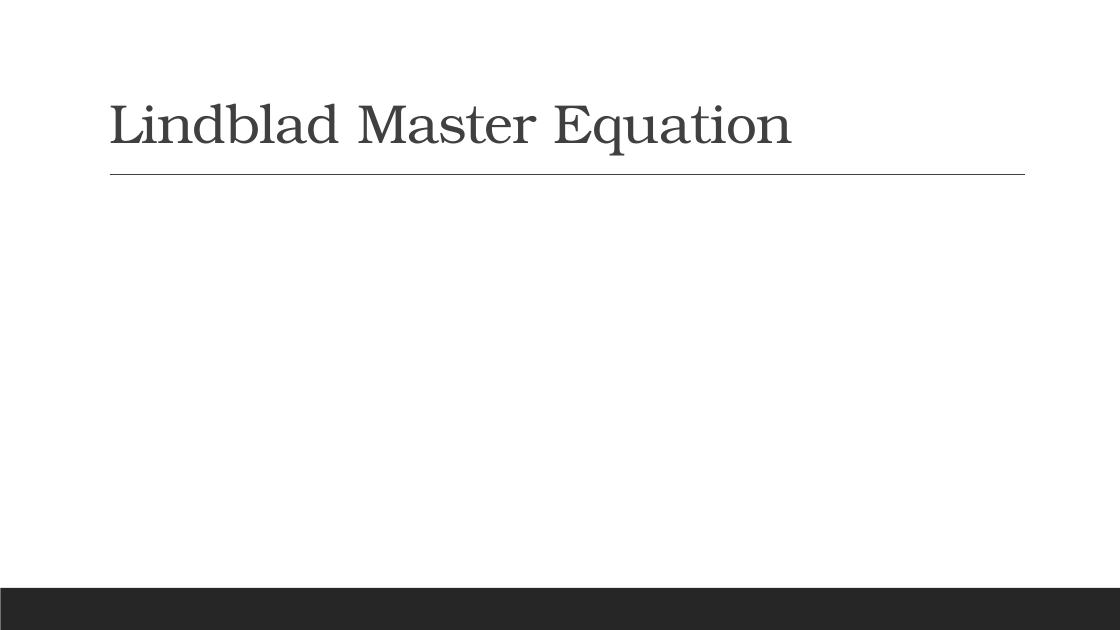
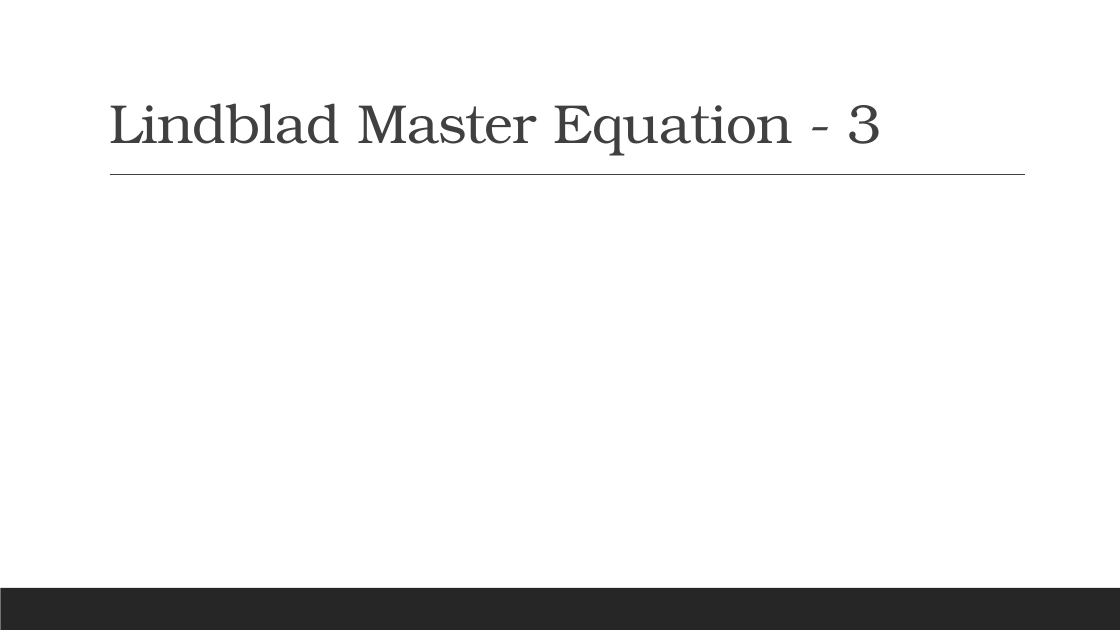
Before and after one commit to Suthendran/PHYS-437-B-Thesis, a slide deck: slide 23 of Electron Musical Chairs.pptx (slide 16 before the commit). Drawn at 1120x630 pixels with LibreOffice and Linux fonts; fonts in the diff are those of the drawing; grey boxes stand for pictures. Boxes give left, top, right and bottom in pixels: in the first picture for what was removed or moved away, otherwise in the second. Text is boxed around its words. In the diff, an @@ line names an element or a change of style, - is before the commit and + after.

```diff
--- a/Electron Musical Chairs.pptx
+++ b/Electron Musical Chairs.pptx
@@ title at <box>109,103,882,156</box>: text changed @@
-Lindblad Master Equation
+Lindblad Master Equation - 3
```
Also in this commit, not shown: 7 other slides changed, 28 slides added, 4 slides removed, 1 other file.
